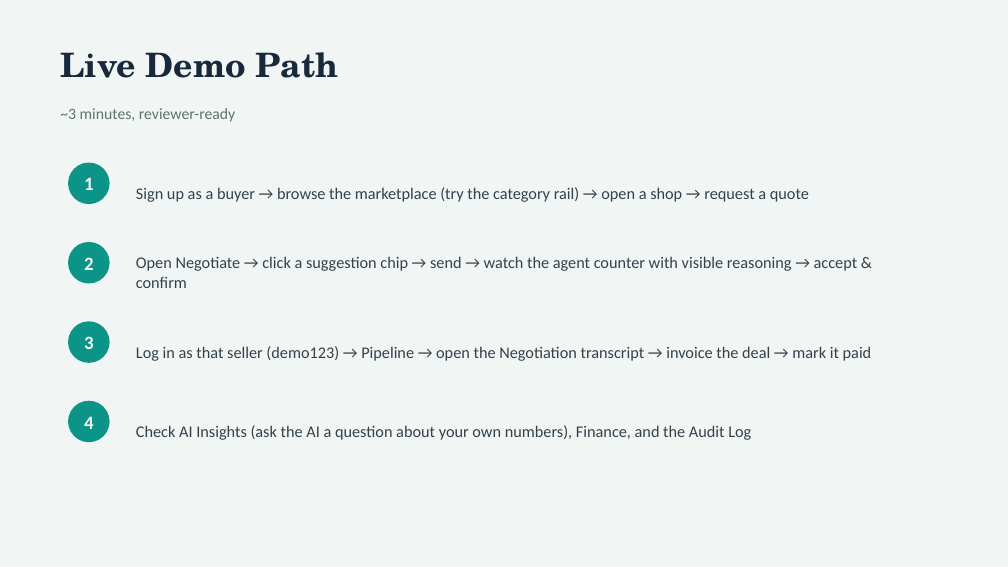
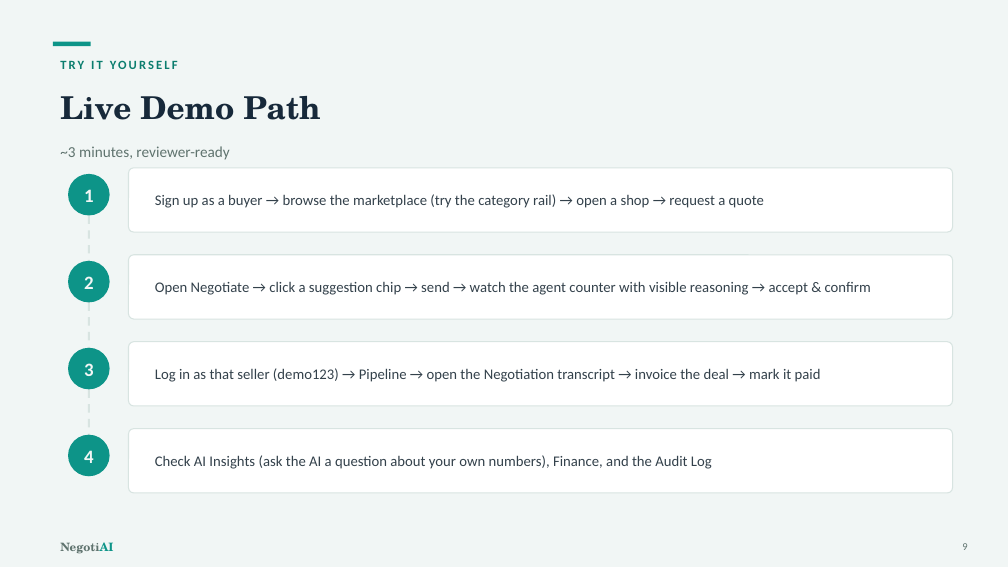
Before and after one commit to rithika-gampa/NegotiAI, a slide deck: slide 9 of NegotiAI_Presentation.pptx. Drawn at 1008x567 pixels with LibreOffice and Linux fonts; fonts in the diff are those of the drawing. Boxes give left, top, right and bottom in pixels: in the first picture for what was removed or moved away, otherwise in the second. Text is boxed around its words. In the diff, an @@ line names an element or a change of style, - is before the commit and + after.

```diff
--- a/NegotiAI_Presentation.pptx
+++ b/NegotiAI_Presentation.pptx
@@ rectangle added at (x1=53, y1=42, x2=91, y2=46), fill #0D9488 @@
@@ text "Live Demo Path" moved from (x1=60, y1=52, x2=339, y2=78) to (x1=60, y1=96, x2=320, y2=120) @@
@@ text "Live Demo Path" at (x1=60, y1=96, x2=320, y2=120): size 32 to 30 pt @@
@@ text added at (x1=60, y1=60, x2=178, y2=69), 12 pt, text #0B7D6E, bold @@
+TRY IT YOURSELF
@@ text "~3 minutes, reviewer-ready" moved from (x1=60, y1=108, x2=235, y2=122) to (x1=60, y1=146, x2=229, y2=160) @@
@@ text "~3 minutes, reviewer-ready" at (x1=60, y1=146, x2=229, y2=160): size 15 to 14.5 pt @@
@@ ellipse moved from (x1=68, y1=242, x2=110, y2=284) to (x1=68, y1=174, x2=110, y2=216) @@
@@ text "1" moved from (x1=84, y1=177, x2=94, y2=190) to (x1=84, y1=189, x2=94, y2=202) @@
@@ rounded rectangle added at (x1=129, y1=168, x2=953, y2=232), fill #FFFFFF, outline #D8E4E1 1 pt @@
@@ text "Sign up as a buyer ..." moved from (x1=136, y1=187, x2=809, y2=202) to (x1=155, y1=194, x2=764, y2=208) @@
@@ line added from (89, 216) to (89, 291), #D8E4E1 2 pt dashed @@
@@ text "2" moved from (x1=84, y1=257, x2=94, y2=270) to (x1=84, y1=276, x2=94, y2=289) @@
@@ ellipse moved from (x1=68, y1=163, x2=110, y2=204) to (x1=68, y1=261, x2=110, y2=302) @@
@@ rounded rectangle added at (x1=129, y1=255, x2=953, y2=319), fill #FFFFFF, outline #D8E4E1 1 pt @@
@@ text "Open Negotiate → click a ..." moved from (x1=136, y1=256, x2=858, y2=288) to (x1=155, y1=281, x2=871, y2=295) @@
@@ line added from (89, 302) to (89, 378), #D8E4E1 2 pt dashed @@
@@ text "3" moved from (x1=84, y1=336, x2=94, y2=349) to (x1=84, y1=363, x2=94, y2=376) @@
@@ ellipse moved from (x1=68, y1=321, x2=110, y2=363) to (x1=68, y1=348, x2=110, y2=389) @@
@@ rounded rectangle added at (x1=129, y1=342, x2=953, y2=406), fill #FFFFFF, outline #D8E4E1 1 pt @@
@@ text "Log in as that seller ..." moved from (x1=136, y1=346, x2=872, y2=361) to (x1=155, y1=368, x2=821, y2=382) @@
@@ line added from (89, 389) to (89, 465), #D8E4E1 2 pt dashed @@
@@ text "4" moved from (x1=84, y1=416, x2=94, y2=429) to (x1=84, y1=450, x2=94, y2=463) @@
@@ ellipse moved from (x1=68, y1=401, x2=110, y2=442) to (x1=68, y1=435, x2=110, y2=476) @@
@@ rounded rectangle added at (x1=129, y1=429, x2=953, y2=493), fill #FFFFFF, outline #D8E4E1 1 pt @@
@@ size 15.5 to 14 pt in 4 elements at (x1=155, y1=194, x2=764, y2=208), (x1=155, y1=281, x2=871, y2=295), (x1=155, y1=368, x2=821, y2=382), (x1=155, y1=455, x2=712, y2=469) @@
@@ text "Check AI Insights (ask the ..." moved from (x1=136, y1=425, x2=751, y2=440) to (x1=155, y1=455, x2=712, y2=469) @@
@@ text added at (x1=60, y1=542, x2=113, y2=554), 11 pt, text #5F736E, bold @@
+NegotiAI
@@ text added at (x1=962, y1=543, x2=967, y2=550), 10 pt, text #5F736E @@
+9
```
Also in this commit, not shown: 10 other slides changed.
